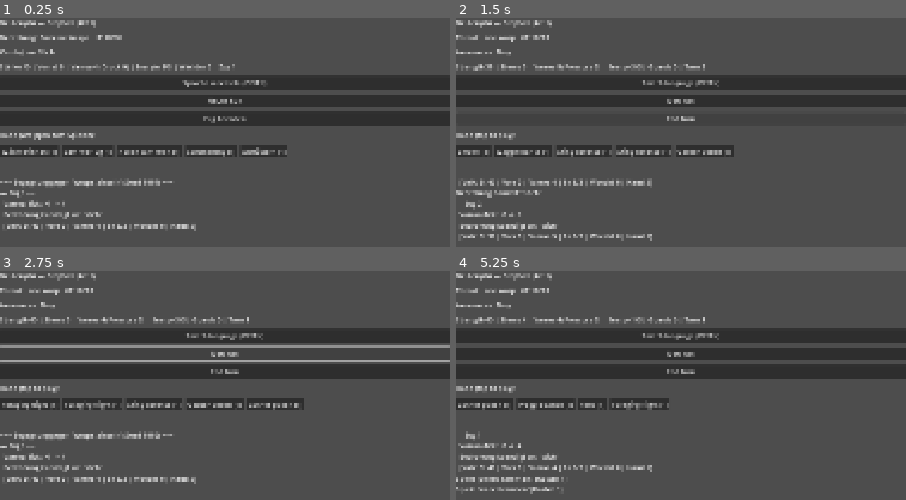
Above: before the commit, frames 1-4 (two rows, left to right).
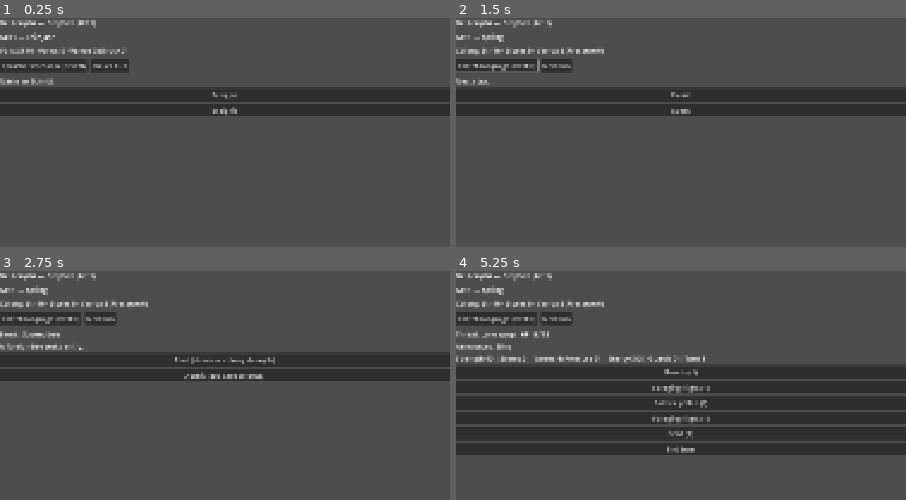
Above: after the commit, the same moments.

Repository: nicolasb-wq/Beutenjahr
Game: Godot game, scene res://ui/Greybox.tscn
Two runs of this game, one before a commit and one after it. Both use one fixed random seed, a clock stepped at 60 frames per second and the inputs below.
Inputs (mouse positions are in pixels of both pictures, inside the frame that each line leads up to):
- Up to frame 1 (0.25 s): no input
- Up to frame 2 (1.5 s): click "Sprache wechseln (DE/EN)" at 0.5 s; click (681, 118) at 1.25 s, where only the run before the commit has a clickable "End turn"
- Up to frame 3 (2.75 s): click (225, 348) at 2 s, where only the run after the commit has a clickable "Event"
- Up to frame 4 (5.25 s): click (681, 360) at 2.75 s, where only the run after the commit has a clickable "Feed (stores → colony strengt…"; click (483, 403) at 3.5 s, where only the run before the commit has a clickable "Gather pollen (1)"; click (474, 403) at 4.25 s, where only the run before the commit has a clickable "Guards (1)"; click (681, 362) at 5 s, where only the run after the commit has a clickable "Encounter"

The runs differ from the first frame. In frame 1, 21% of the frame differs, in the area x 0-100%, y 6-94%; in frame 2, 19%; in frame 3, 19%; in frame 4, 42%, in the area x 0-100%, y 6-98%.

Commit message:
Block 2 (K8): Greybox spielt einen ganzen Run (lokalisiert)
- ui/Greybox.gd komplett auf RunController umgebaut: Pfadwahl (map), Begegnung,
  Ereignis, Imkerbesuch (Shop: kaufen/entfernen/Relikt), Belohnung, Einwinterung.
  Alle Texte ueber Loc; Live-DE/EN-Umschalter; Volk-/Akt-/Jahreszeit-Anzeige.
- assets/i18n: 24 neue UI-Keys DE+EN (node/season/shop/reward/wintering/act/...)
- test_greybox_ui: Off-tree-Smoke spielt einen GANZEN Run durch alle Phasen +
  Sprachwechsel.

Co-Authored-By: Claude Opus 4.8 <noreply@anthropic.com>
Claude-Session: https://claude.ai/code/session_01CArX2zmjW1CFTngLoLTuGi

Diff:
--- a/assets/i18n/de.json
+++ b/assets/i18n/de.json
@@ -20,6 +20,30 @@
   "ui.result.lost": "verloren",
   "ui.result.fled": "geflohen",
   "ui.result.open": "offen",
+  "ui.greybox.act": "Akt %d — %s",
+  "ui.greybox.choose_path": "Nächster Schritt:",
+  "ui.greybox.colony": "Volk: St %d · Vorrat %d · Varroa %d (Druck %d)",
+  "ui.greybox.dead": "Das Volk ist zusammengebrochen.",
+  "ui.node.encounter": "Begegnung",
+  "ui.node.event": "Ereignis",
+  "ui.node.shop": "Imkerbesuch",
+  "ui.node.boss": "Boss",
+  "ui.season.fruehjahr": "Frühjahr",
+  "ui.season.fruehsommer": "Frühsommer",
+  "ui.season.spaetsommer": "Spätsommer",
+  "ui.shop.title": "Imkerbesuch — Vorrat: %d",
+  "ui.shop.remove": "Entfernen: %s",
+  "ui.shop.buy": "Kaufen: %s (%d)",
+  "ui.shop.relic": "Relikt nehmen: %s",
+  "ui.shop.leave": "Verlassen",
+  "ui.reward.title": "Belohnung wählen:",
+  "ui.reward.skip": "Überspringen",
+  "ui.event.title": "Ereignis: %s",
+  "ui.wintering.title": "Einwinterung: %s",
+  "ui.wintering.kein": "nicht überstanden",
+  "ui.wintering.bronze": "Bronze",
+  "ui.wintering.silber": "Silber",
+  "ui.wintering.gold": "Gold",
 
   "card.sammelflug.name": "Sammelflug",
   "card.sammelflug.text": "Erhalte 6 Vorräte.",
--- a/assets/i18n/en.json
+++ b/assets/i18n/en.json
@@ -20,6 +20,30 @@
   "ui.result.lost": "lost",
   "ui.result.fled": "fled",
   "ui.result.open": "open",
+  "ui.greybox.act": "Act %d — %s",
+  "ui.greybox.choose_path": "Next step:",
+  "ui.greybox.colony": "Colony: Str %d · Stores %d · Varroa %d (Pressure %d)",
+  "ui.greybox.dead": "The colony has collapsed.",
+  "ui.node.encounter": "Encounter",
+  "ui.node.event": "Event",
+  "ui.node.shop": "Beekeeper visit",
+  "ui.node.boss": "Boss",
+  "ui.season.fruehjahr": "Spring",
+  "ui.season.fruehsommer": "Early summer",
+  "ui.season.spaetsommer": "Late summer",
+  "ui.shop.title": "Beekeeper visit — stores: %d",
+  "ui.shop.remove": "Remove: %s",
+  "ui.shop.buy": "Buy: %s (%d)",
+  "ui.shop.relic": "Take relic: %s",
+  "ui.shop.leave": "Leave",
+  "ui.reward.title": "Choose a reward:",
+  "ui.reward.skip": "Skip",
+  "ui.event.title": "Event: %s",
+  "ui.wintering.title": "Wintering: %s",
+  "ui.wintering.kein": "not survived",
+  "ui.wintering.bronze": "Bronze",
+  "ui.wintering.silber": "Silver",
+  "ui.wintering.gold": "Gold",
 
   "card.sammelflug.name": "Foraging flight",
   "card.sammelflug.text": "Gain 6 stores.",
--- a/tests/test_greybox_ui.gd
+++ b/tests/test_greybox_ui.gd
@@ -1,41 +1,51 @@
 extends TestCase
-## Headless-Smoke-Test der Greybox-UI: instanziiert die Szene off-tree, baut die
-## UI, spielt eine Karte, beendet einen Zug, startet einen neuen Run. Faengt
-## Laufzeit-/API-Fehler (falsche Node-/Enum-Namen) VOR dem Tester-Build ab.
-## Prueft keine Darstellung — die bleibt Mensch-Schritt (Debug-Build).
+## Headless-Smoke der Greybox-UI (Block 2): instanziiert off-tree und spielt einen
+## GANZEN Run ueber die UI-Handler durch — exerziert alle Phasen-Ansichten
+## (map/encounter/event/shop/reward/end). Faengt Laufzeit-/API-Fehler VOR dem
+## Tester-Build. Darstellung bleibt Mensch-Schritt (Debug-Build).
 
 const GREYBOX: GDScript = preload("res://ui/Greybox.gd")
 
 
-func test_greybox_smoke() -> void:
+func test_greybox_full_run_smoke() -> void:
 	var gb: Control = GREYBOX.new()
-	gb._ready()  # baut UI-Knoten off-tree + erste Begegnung
-	assert_true(gb._engine != null, "Engine initialisiert")
-	assert_true(gb._engine.enc.hand.size() > 0, "Hand gefuellt")
-
-	var played := false
-	for i in gb._engine.enc.hand.size():
-		if gb._engine.can_play(i):
-			gb._on_play(i)
-			played = true
-			break
-	assert_true(played, "mindestens eine Karte spielbar")
-
-	gb._on_end_turn()
-	gb._new_encounter()
-	assert_false(gb._engine.is_over(), "frischer Run laeuft")
+	gb._ready()
+	var guard := 0
+	while not gb._rc.is_finished() and guard < 3000:
+		guard += 1
+		match gb._rc.phase:
+			"map":
+				if gb._rc.available_nodes().is_empty():
+					break
+				gb._on_choose_node(0)
+			"encounter":
+				var progress := false
+				for i in gb._rc.engine.enc.hand.size():
+					if gb._rc.engine.can_play(i):
+						gb._on_play(i)
+						progress = true
+						break
+				if not progress and gb._rc.phase == "encounter":
+					gb._on_end_turn()
+			"event":
+				gb._on_event_option(0)
+			"shop":
+				gb._on_shop_leave()
+			"reward":
+				gb._on_reward(0)
+			_:
+				break
+	assert_true(gb._rc.is_finished(), "Greybox spielt einen ganzen Run durch")
 	gb.free()
 
 
 func test_greybox_language_switch() -> void:
 	var gb: Control = GREYBOX.new()
-	gb._ready()  # setzt Locale auf de
-	var de_title: String = gb._title_label.text
-	var de_intent: String = gb._intent_label.text
+	gb._ready()
+	var de_act: String = gb._act_label.text
 	gb._on_switch_lang()
 	assert_eq(Loc.get_locale(), "en", "Umschalter wechselt Locale")
-	assert_ne(gb._title_label.text, de_title, "Chrome-Text wechselt live")
-	assert_ne(gb._intent_label.text, de_intent, "Content-Anzeige wechselt live")
+	assert_ne(gb._act_label.text, de_act, "Anzeige wechselt live")
 	gb._on_switch_lang()
 	assert_eq(Loc.get_locale(), "de", "zurueck auf de")
 	gb.free()
--- a/ui/Greybox.gd
+++ b/ui/Greybox.gd
@@ -1,163 +1,245 @@
 extends Control
-## Greybox-Minimal-UI fuer das SPASS-GATE (Blueprint AP 2.2): "null Schoenheit,
-## volle Funktion". Reiner Konsument des headless Kerns (core/) — keine
-## Spielregeln hier, nur Anzeige + Eingabe. Alle Texte ueber Loc (Block 1):
-## kein hartkodierter Anzeigetext. Die finale, gestaltete UI entsteht in Phase 5.
-
-const START_DECK: Array = [
-	"pollen_sammeln",
-	"pollen_sammeln",
-	"sammelflug",
-	"sammelflug",
-	"stich_abwehr",
-	"stich_abwehr",
-	"waechterinnen",
-	"raeuchern",
-	"schwaenzeltanz",
-	"auffuettern",
-]
-const START_THREAT: String = "wespe_einzeln"
+## Greybox-Minimal-UI (Block 2): spielt einen GANZEN Run ueber den RunController —
+## Pfadwahl, Begegnung, Ereignis, Imkerbesuch, Belohnung, Einwinterung. Reiner
+## Konsument des headless Kerns; alle Texte ueber Loc (kein hartkodierter
+## Anzeigetext). "null Schoenheit, volle Funktion" — Optik folgt in Block 4.
+
+const CONFIG_PATH: String = "res://content/config/run.json"
 
 var _content: ContentDB
-var _run: RunState
-var _engine: TurnEngine
-var _run_counter: int = 0
+var _config: Dictionary
+var _rc: RunController
+var _seed_counter: int = 1000
 
 var _title_label: Label
-var _hand_title_label: Label
-var _threat_label: Label
-var _intent_label: Label
-var _state_label: Label
-var _result_label: Label
-var _log_label: Label
-var _hand_box: HBoxContainer
-var _end_button: Button
+var _act_label: Label
+var _colony_label: Label
+var _lang_button: Button
 var _new_run_button: Button
-var _lang_button: Button
+var _content_box: VBoxContainer
 
 
 func _ready() -> void:
 	_content = ContentDB.new()
 	_content.load_all()
+	_config = JSON.parse_string(FileAccess.get_file_as_string(CONFIG_PATH))
 	Loc.set_locale(Loc.DEFAULT_LOCALE)
-	_build_ui()
-	_new_encounter()
-
-
-func _build_ui() -> void:
-	var vbox := VBoxContainer.new()
-	vbox.set_anchors_and_offsets_preset(Control.PRESET_FULL_RECT)
-	vbox.add_theme_constant_override("separation", 12)
-	add_child(vbox)
-
-	_title_label = _mk_label(vbox)
-	_threat_label = _mk_label(vbox)
-	_intent_label = _mk_label(vbox)
-	_state_label = _mk_label(vbox)
-
-	_lang_button = Button.new()
-	_lang_button.pressed.connect(_on_switch_lang)
-	vbox.add_child(_lang_button)
-
-	_new_run_button = Button.new()
-	_new_run_button.pressed.connect(_new_encounter)
-	vbox.add_child(_new_run_button)
-
-	_end_button = Button.new()
-	_end_button.pressed.connect(_on_end_turn)
-	vbox.add_child(_end_button)
-
-	_hand_title_label = _mk_label(vbox)
-
-	_hand_box = HBoxContainer.new()
-	_hand_box.add_theme_constant_override("separation", 8)
-	vbox.add_child(_hand_box)
-
-	_result_label = _mk_label(vbox)
-	_log_label = _mk_label(vbox)
-	_log_label.autowrap_mode = TextServer.AUTOWRAP_WORD_SMART
-	_apply_chrome_texts()
-
-
-func _mk_label(parent: Node) -> Label:
+	_build_chrome()
+	_start_run()
+
+
+func _build_chrome() -> void:
+	var root := VBoxContainer.new()
+	root.set_anchors_and_offsets_preset(Control.PRESET_FULL_RECT)
+	root.add_theme_constant_override("separation", 10)
+	add_child(root)
+	_title_label = _label(root)
+	_act_label = _label(root)
+	_colony_label = _label(root)
+	var bar := HBoxContainer.new()
+	bar.add_theme_constant_override("separation", 8)
+	root.add_child(bar)
+	_lang_button = _button(bar, _on_switch_lang)
+	_new_run_button = _button(bar, _start_run)
+	_content_box = VBoxContainer.new()
+	_content_box.add_theme_constant_override("separation", 6)
+	root.add_child(_content_box)
+
+
+func _label(parent: Node) -> Label:
 	var lbl := Label.new()
+	lbl.autowrap_mode = TextServer.AUTOWRAP_WORD_SMART
 	parent.add_child(lbl)
 	return lbl
 
 
-func _apply_chrome_texts() -> void:
+func _button(parent: Node, cb: Callable) -> Button:
+	var btn := Button.new()
+	btn.pressed.connect(cb)
+	parent.add_child(btn)
+	return btn
+
+
+func _start_run() -> void:
+	_seed_counter += 1
+	_rc = RunController.new(_seed_counter, _content, _config)
+	_refresh()
+
+
+func _on_switch_lang() -> void:
+	Loc.set_locale("en" if Loc.get_locale() == "de" else "de")
+	_refresh()
+
+
+func _refresh() -> void:
 	_title_label.text = Loc.t("ui.greybox.title")
-	_hand_title_label.text = Loc.t("ui.greybox.hand")
+	var season := _rc.map.season if _rc.map != null else ""
+	_act_label.text = Loc.t("ui.greybox.act") % [_rc.act, _season_label(season)]
+	var c := _rc.colony
+	_colony_label.text = (
+		Loc.t("ui.greybox.colony")
+		% [c.strength, c.stores, c.varroa, Balance.varroa_pressure(c.varroa)]
+	)
 	_lang_button.text = Loc.t("ui.greybox.switch_lang")
 	_new_run_button.text = Loc.t("ui.greybox.new_run")
-	_end_button.text = Loc.t("ui.greybox.end_turn")
-
-
-func _on_switch_lang() -> void:
-	Loc.set_locale("en" if Loc.get_locale() == "de" else "de")
-	_apply_chrome_texts()
-	_refresh()
-
-
-func _new_encounter() -> void:
-	_run_counter += 1
-	_run = RunState.new(1000 + _run_counter, _content)
-	var deck: Array = []
-	for id: String in START_DECK:
-		deck.append(CardLib.make(id))
-	_engine = _run.new_engine(_run.build_encounter(deck, START_THREAT), [])
-	_engine.start_encounter()
-	_refresh()
-
-
-func _on_play(index: int) -> void:
-	if _engine.is_over():
-		return
-	_engine.play_card(index)
-	_refresh()
-
-
-func _on_end_turn() -> void:
-	if _engine.is_over():
-		return
-	_engine.end_turn()
-	_refresh()
-
-
-func _refresh() -> void:
-	var enc := _engine.enc
+	for child in _content_box.get_children():
+		child.queue_free()
+	match _rc.phase:
+		"map":
+			_build_map()
+		"encounter":
+			_build_encounter()
+		"event":
+			_build_event()
+		"shop":
+			_build_shop()
+		"reward":
+			_build_reward()
+		_:
+			_build_end()
+
+
+# --- Phasen-Ansichten ------------------------------------------------------
+
+
+func _build_map() -> void:
+	_label(_content_box).text = Loc.t("ui.greybox.choose_path")
+	var nodes := _rc.available_nodes()
+	for i in nodes.size():
+		var btn := _button(_content_box, _on_choose_node.bind(i))
+		btn.text = _node_label(String(nodes[i]["type"]))
+
+
+func _build_encounter() -> void:
+	var enc := _rc.engine.enc
 	var threat := enc.threat
-	var threat_name := Loc.t(String(threat.def.get("name_key", threat.id)))
-	_threat_label.text = (
-		(Loc.t("ui.greybox.threat") % threat_name)
+	_label(_content_box).text = (
+		(Loc.t("ui.greybox.threat") % Loc.t(String(threat.def.get("name_key", threat.id))))
 		+ "   "
 		+ (Loc.t("ui.greybox.hp") % [threat.hp, threat.max_hp])
 	)
-	_intent_label.text = Loc.t("ui.greybox.intent") % _intent_name(threat)
-	_state_label.text = _state_line(enc)
-	_rebuild_hand()
-	_end_button.disabled = _engine.is_over()
-	if _engine.is_over():
-		_result_label.text = (
-			(Loc.t("ui.greybox.result") % _result_text(enc.result))
-			+ "    "
-			+ (Loc.t("ui.greybox.reward") % str(enc.reward_choices))
+	_label(_content_box).text = Loc.t("ui.greybox.intent") % _intent_name(threat)
+	_label(_content_box).text = _enc_state_line(enc)
+	for i in enc.hand.size():
+		var card: Dictionary = enc.hand[i]
+		var def: Dictionary = _content.cards.get(String(card.get("id", "")), {})
+		var btn := _button(_content_box, _on_play.bind(i))
+		btn.text = (
+			"%s (%d)"
+			% [_card_name(def, card), CardLib.cost(def, bool(card.get("upgraded", false)))]
 		)
+		btn.disabled = not _rc.engine.can_play(i)
+	_button(_content_box, _on_end_turn).text = Loc.t("ui.greybox.end_turn")
+
+
+func _build_event() -> void:
+	_label(_content_box).text = (
+		Loc.t("ui.event.title") % Loc.t(String(_rc.event.get("name_key", "")))
+	)
+	_label(_content_box).text = Loc.t(String(_rc.event.get("text_key", "")))
+	var options: Array = _rc.event.get("options", [])
+	for i in options.size():
+		var btn := _button(_content_box, _on_event_option.bind(i))
+		btn.text = Loc.t(String(options[i].get("label_key", "")))
+
+
+func _build_shop() -> void:
+	_label(_content_box).text = Loc.t("ui.shop.title") % _rc.colony.stores
+	var cost := int(_rc.shop.get("card_cost", 6))
+	var cards: Array = _rc.shop.get("cards", [])
+	for i in cards.size():
+		var def: Dictionary = _content.cards.get(String(cards[i]), {})
+		var btn := _button(_content_box, _on_shop_buy.bind(i))
+		btn.text = Loc.t("ui.shop.buy") % [_card_name(def, {"id": cards[i]}), cost]
+		btn.disabled = _rc.colony.stores < cost
+	if String(_rc.shop.get("relic", "")) != "":
+		var rdef: Dictionary = _content.relics.get(String(_rc.shop["relic"]), {})
+		var name_key := String(rdef.get("name_key", String(_rc.shop["relic"])))
+		_button(_content_box, _on_shop_relic).text = Loc.t("ui.shop.relic") % Loc.t(name_key)
+	for i in _rc.colony.deck.size():
+		var card: Dictionary = _rc.colony.deck[i]
+		var def: Dictionary = _content.cards.get(String(card.get("id", "")), {})
+		_button(_content_box, _on_shop_remove.bind(i)).text = (
+			Loc.t("ui.shop.remove") % _card_name(def, card)
+		)
+	_button(_content_box, _on_shop_leave).text = Loc.t("ui.shop.leave")
+
+
+func _build_reward() -> void:
+	_label(_content_box).text = Loc.t("ui.reward.title")
+	var choices: Array = _rc.engine.enc.reward_choices
+	for i in choices.size():
+		var def: Dictionary = _content.cards.get(String(choices[i]), {})
+		_button(_content_box, _on_reward.bind(i)).text = _card_name(def, {"id": choices[i]})
+	_button(_content_box, _on_reward_skip).text = Loc.t("ui.reward.skip")
+
+
+func _build_end() -> void:
+	if _rc.phase == "dead":
+		_label(_content_box).text = Loc.t("ui.greybox.dead")
 	else:
-		_result_label.text = ""
-	_log_label.text = _tail_log()
-
-
-func _result_text(result: String) -> String:
-	match result:
-		"won":
-			return Loc.t("ui.result.won")
-		"lost":
-			return Loc.t("ui.result.lost")
-		"fled":
-			return Loc.t("ui.result.fled")
-		_:
-			return Loc.t("ui.result.open")
+		_label(_content_box).text = Loc.t("ui.wintering.title") % _wintering_label(_rc.wintering)
+
+
+# --- Eingabe-Handler -------------------------------------------------------
+
+
+func _on_choose_node(index: int) -> void:
+	_rc.choose_node(index)
+	_refresh()
+
+
+func _on_play(index: int) -> void:
+	_rc.play_card(index)
+	_refresh()
+
+
+func _on_end_turn() -> void:
+	_rc.end_turn()
+	_refresh()
+
+
+func _on_event_option(index: int) -> void:
+	_rc.choose_event_option(index)
+	_refresh()
+
+
+func _on_shop_buy(index: int) -> void:
+	_rc.shop_buy_card(index)
+	_refresh()
+
+
+func _on_shop_remove(index: int) -> void:
+	_rc.shop_remove_card(index)
+	_refresh()
+
+
+func _on_shop_relic() -> void:
+	_rc.shop_take_relic()
+	_refresh()
+
+
+func _on_shop_leave() -> void:
+	_rc.shop_leave()
+	_refresh()
+
+
+func _on_reward(index: int) -> void:
+	_rc.choose_reward(index)
+	_refresh()
+
+
+func _on_reward_skip() -> void:
+	_rc.skip_reward()
+	_refresh()
+
+
+# --- Helfer ----------------------------------------------------------------
+
+
+func _card_name(def: Dictionary, card: Dictionary) -> String:
+	var name_key := String(def.get("name_key", ""))
+	return Loc.t(name_key) if name_key != "" else String(card.get("id", "?"))
 
 
 func _intent_name(threat: ThreatState) -> String:
@@ -167,8 +249,7 @@
 	return Loc.t(String(intent.get("name_key", intent.get("id", "-"))))
 
 
-func _state_line(enc: EncounterState) -> String:
-	var pressure := Balance.varroa_pressure(enc.varroa)
+func _enc_state_line(enc: EncounterState) -> String:
 	return (
 		"%s %d | %s %d | %s %d (%s %d) | %s %d/%d | %s %d | %s %d"
 		% [
@@ -179,7 +260,7 @@
 			Loc.t("ui.state.varroa"),
 			enc.varroa,
 			Loc.t("ui.state.pressure"),
-			pressure,
+			Balance.varroa_pressure(enc.varroa),
 			Loc.t("ui.state.energy"),
 			enc.energy,
 			enc.max_energy,
@@ -191,25 +272,39 @@
 	)
 
 
-func _rebuild_hand() -> void:
-	for child in _hand_box.get_children():
-		child.queue_free()
-	for i in _engine.enc.hand.size():
-		var card: Dictionary = _engine.enc.hand[i]
-		var def: Dictionary = _content.cards.get(String(card.get("id", "")), {})
-		var name_key := String(def.get("name_key", ""))
-		var cname := Loc.t(name_key) if name_key != "" else String(card.get("id", "?"))
-		var btn := Button.new()
-		btn.text = "%s (%d)" % [cname, CardLib.cost(def, bool(card.get("upgraded", false)))]
-		btn.disabled = _engine.is_over() or not _engine.can_play(i)
-		btn.pressed.connect(_on_play.bind(i))
-		_hand_box.add_child(btn)
-
-
-func _tail_log() -> String:
-	var lines := _engine.game_log.lines
-	var start: int = max(0, lines.size() - 6)
-	var out: Array = []
-	for i in range(start, lines.size()):
-		out.append(lines[i])
-	return "\n".join(out)
+func _node_label(node_type: String) -> String:
+	match node_type:
+		"encounter":
+			return Loc.t("ui.node.encounter")
+		"event":
+			return Loc.t("ui.node.event")
+		"shop":
+			return Loc.t("ui.node.shop")
+		"boss":
+			return Loc.t("ui.node.boss")
+		_:
+			return node_type
+
+
+func _season_label(season: String) -> String:
+	match season:
+		"fruehjahr":
+			return Loc.t("ui.season.fruehjahr")
+		"fruehsommer":
+			return Loc.t("ui.season.fruehsommer")
+		"spaetsommer":
+			return Loc.t("ui.season.spaetsommer")
+		_:
+			return season
+
+
+func _wintering_label(tier: String) -> String:
+	match tier:
+		"bronze":
+			return Loc.t("ui.wintering.bronze")
+		"silber":
+			return Loc.t("ui.wintering.silber")
+		"gold":
+			return Loc.t("ui.wintering.gold")
+		_:
+			return Loc.t("ui.wintering.kein")
